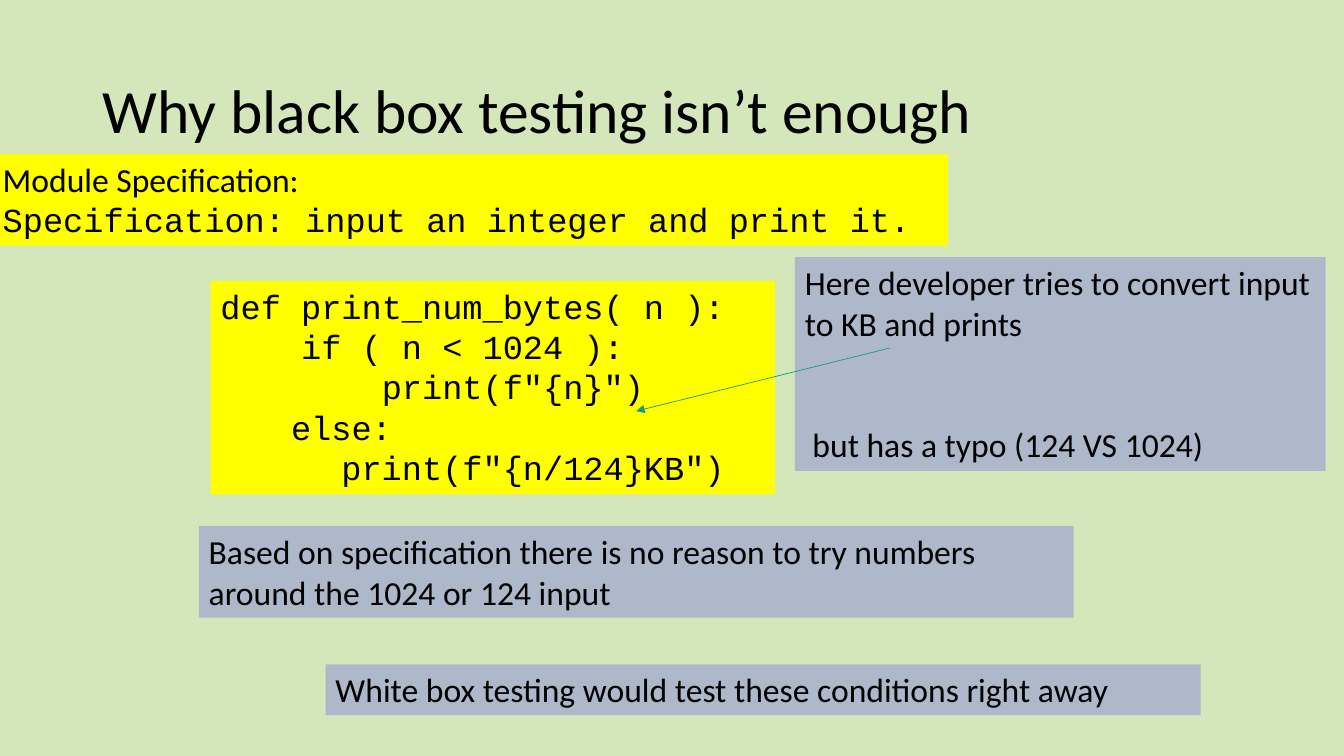
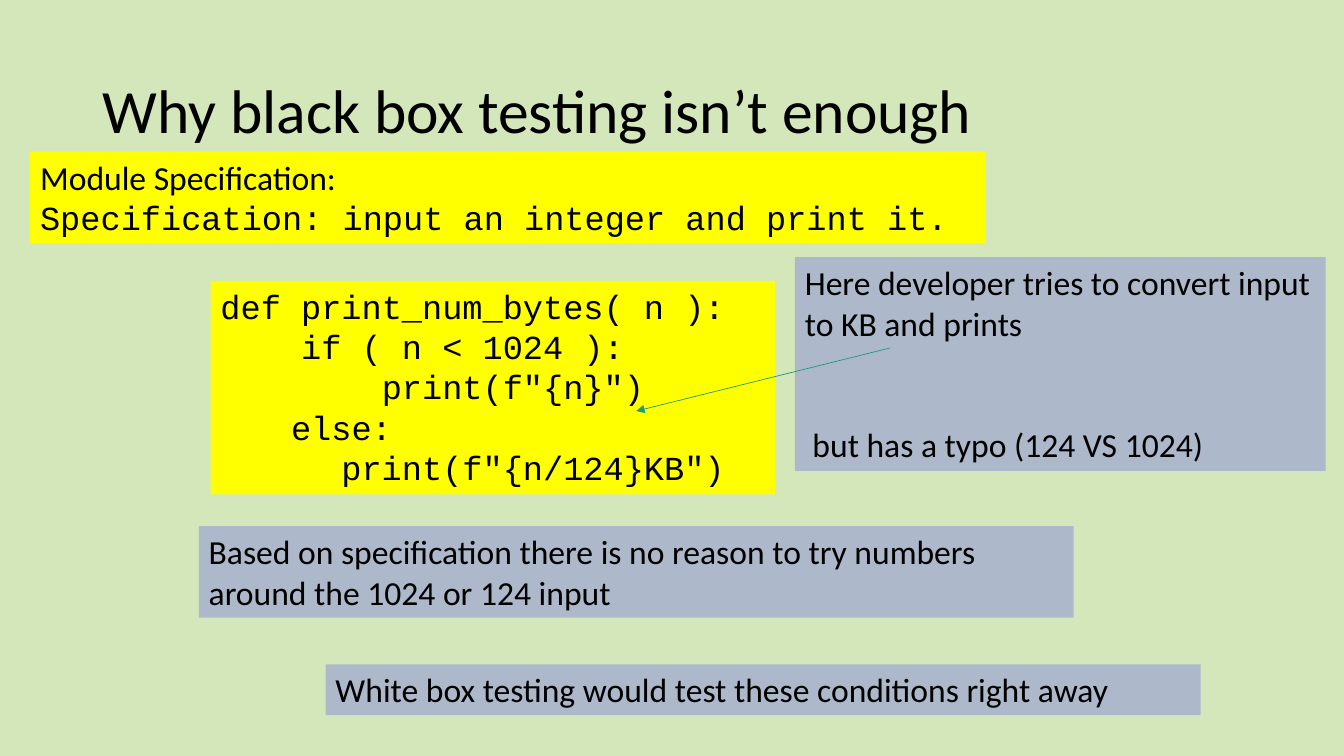
Before and after one commit to dlash02/CSC3510, a slide deck: slide 12 of CSC3510 S2021/Lectures/01 IntroductionToTesting.pptx. Drawn at 1344x756 pixels with LibreOffice and Linux fonts; fonts in the diff are those of the drawing. Boxes give left, top, right and bottom in pixels: in the first picture for what was removed or moved away, otherwise in the second. Text is boxed around its words. In the diff, an @@ line names an element or a change of style, - is before the commit and + after.

```diff
--- a/CSC3510 S2021/Lectures/01 IntroductionToTesting.pptx
+++ b/CSC3510 S2021/Lectures/01 IntroductionToTesting.pptx
@@ rectangle "Module Specification:": place and size @@
-rectangle "Module Specification:" at box(0, 154, 949, 246)
+rectangle "Module Specification:" at box(30, 151, 986, 243)
```
Also in this commit, not shown: 4 other slides changed, 2 slides added, 1 slide removed, 35 other files.
